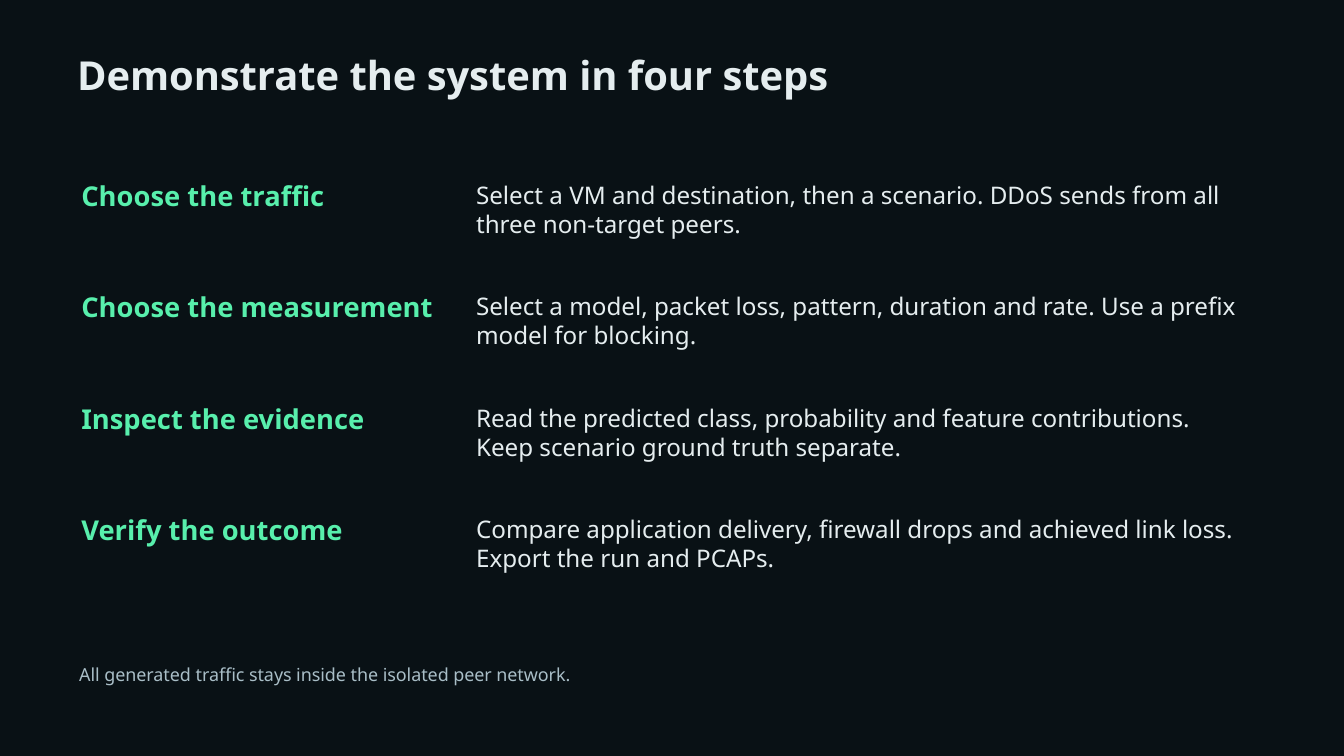
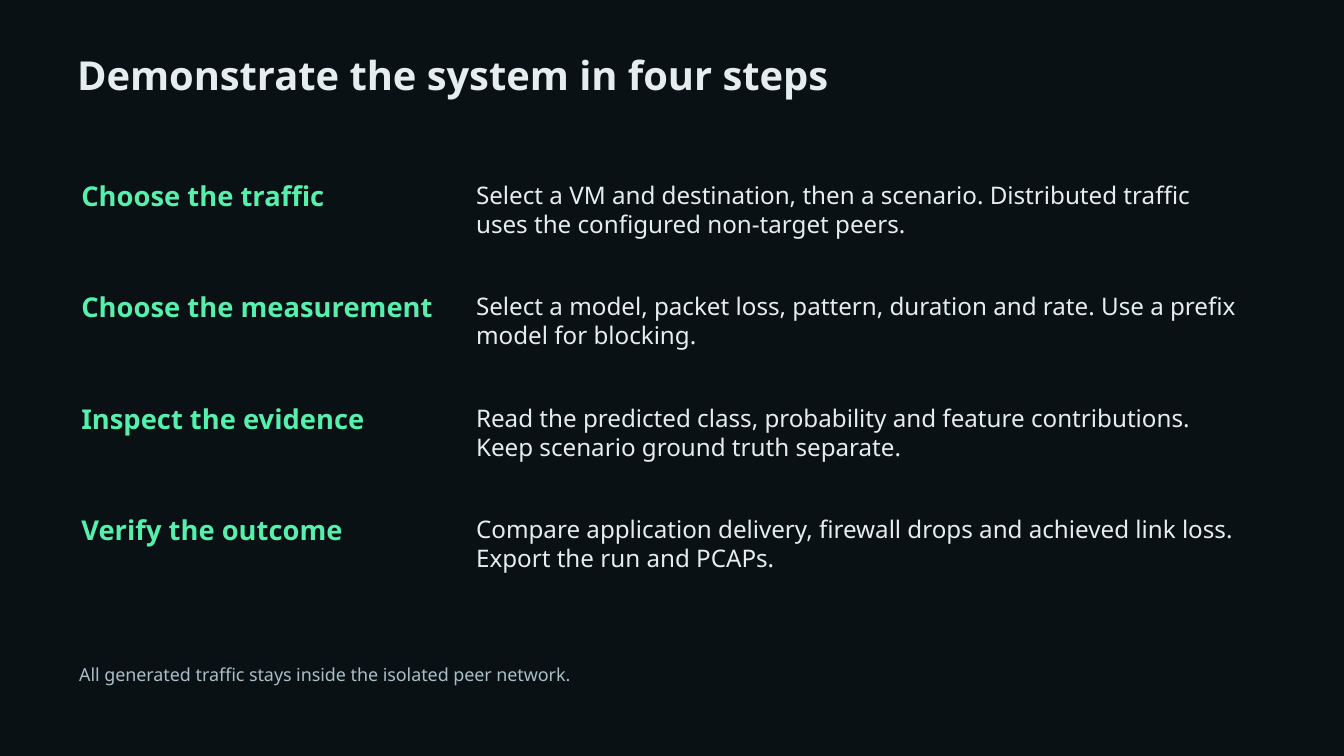
Before and after one commit to Sir-Nike/FlowLab, a slide deck: slide 8 of docs/FlowLab_Project_Presentation.pptx. Drawn at 1344x756 pixels with LibreOffice and Linux fonts; fonts in the diff are those of the drawing. Boxes give left, top, right and bottom in pixels: in the first picture for what was removed or moved away, otherwise in the second. Text is boxed around its words. In the diff, an @@ line names an element or a change of style, - is before the commit and + after.

```diff
--- a/docs/FlowLab_Project_Presentation.pptx
+++ b/docs/FlowLab_Project_Presentation.pptx
@@ text at <box>476,185,1189,239</box>: text changed @@
-Select a VM and destination, then a scenario. DDoS sends from all three non-target peers.
+Select a VM and destination, then a scenario. Distributed traffic uses the configured non-target peers.
```
Also in this commit, not shown: 1 other slide changed, 3 slides added, 27 other files.
